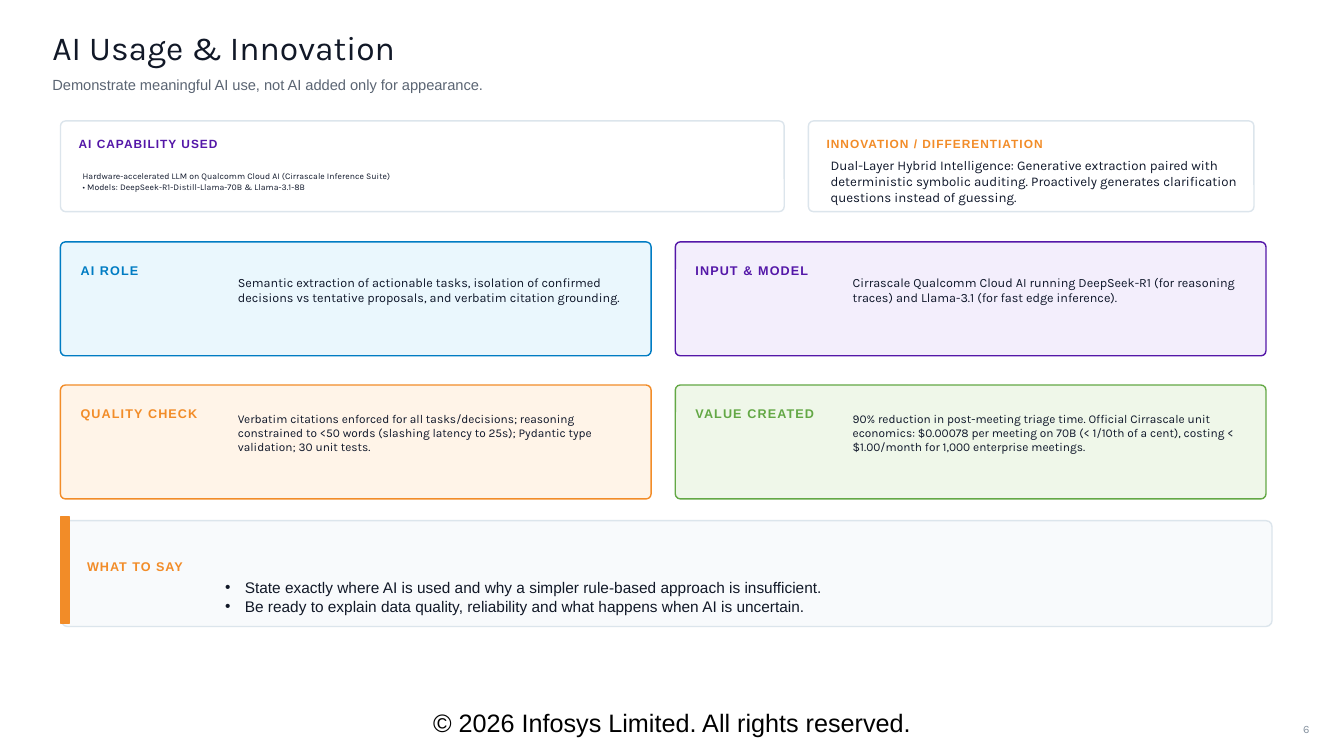
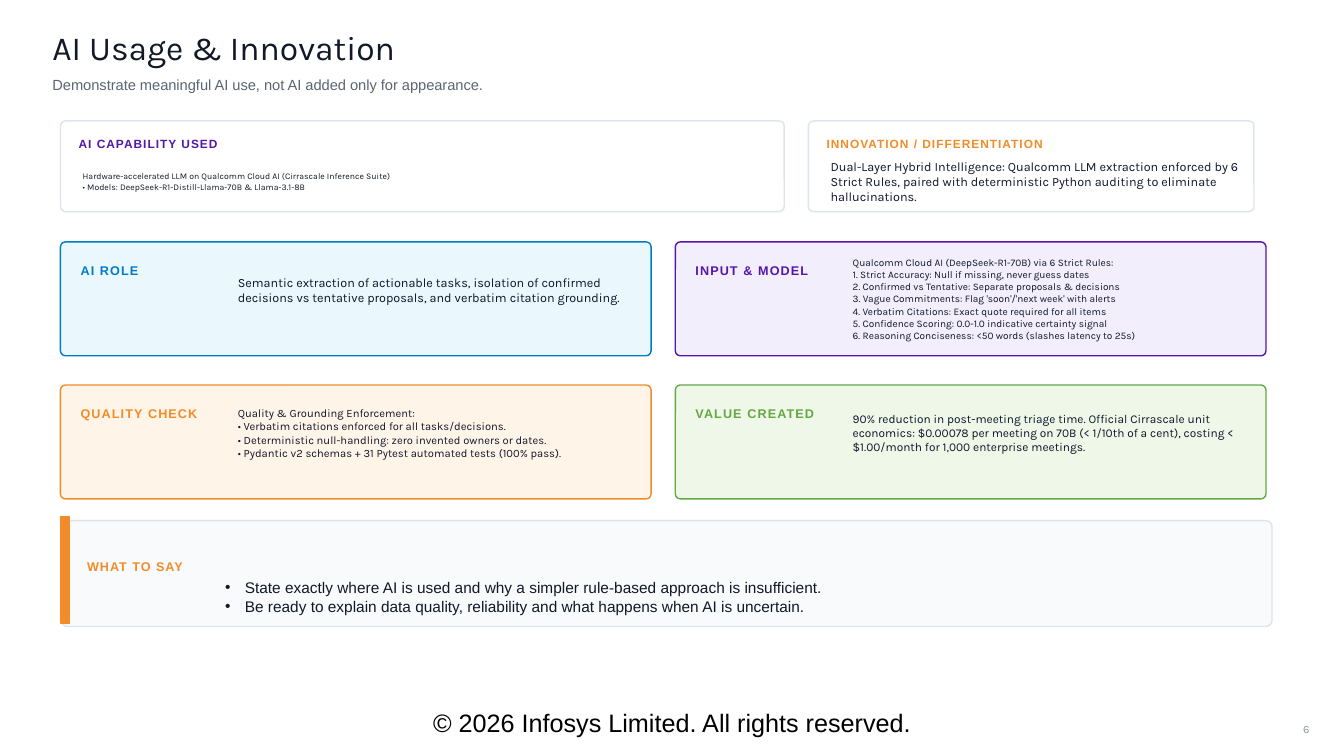
Before and after one commit to kowshikghanta/Infosys-Hackathon, a slide deck: slide 6 of Hack-AI-Thon_Solution_Presentation_Template.pptx. Drawn at 1344x756 pixels with LibreOffice and Linux fonts; fonts in the diff are those of the drawing; background and template pictures are left out. Boxes give left, top, right and bottom in pixels: in the first picture for what was removed or moved away, otherwise in the second. Text is boxed around its words. In the diff, an @@ line names an element or a change of style, - is before the commit and + after.

Commit message:
Incorporate the 6 strict anti-hallucination rules and GMeet pipeline into official presentation

```diff
--- a/Hack-AI-Thon_Solution_Presentation_Template.pptx
+++ b/Hack-AI-Thon_Solution_Presentation_Template.pptx
@@ text at [831,162,1238,201]: text changed; size 9.5 to 9 pt @@
-Dual-Layer Hybrid Intelligence: Generative extraction paired with deterministic symbolic auditing. Proactively generates clarification questions instead of guessing.
+Dual-Layer Hybrid Intelligence: Qualcomm LLM extraction enforced by 6 Strict Rules, paired with deterministic Python auditing to eliminate hallucinations.
@@ text at [853,259,1135,342]: text changed; size 9 to 7.2 pt @@
-Cirrascale Qualcomm Cloud AI running DeepSeek-R1 (for reasoning traces) and Llama-3.1 (for fast edge inference).
+Qualcomm Cloud AI (DeepSeek-R1-70B) via 6 Strict Rules:
+1. Strict Accuracy: Null if missing, never guess dates
+2. Confirmed vs Tentative: Separate proposals & decisions
+3. Vague Commitments: Flag 'soon'/'next week' with alerts
+4. Verbatim Citations: Exact quote required for all items
+5. Confidence Scoring: 0.0-1.0 indicative certainty signal
+6. Reasoning Conciseness: <50 words (slashes latency to 25s)
@@ text at [238,409,561,460]: text changed; size 8.5 to 8 pt @@
-Verbatim citations enforced for all tasks/decisions; reasoning constrained to <50 words (slashing latency to 25s); Pydantic type validation; 30 unit tests.
+Quality & Grounding Enforcement:
+• Verbatim citations enforced for all tasks/decisions.
+• Deterministic null-handling: zero invented owners or dates.
+• Pydantic v2 schemas + 31 Pytest automated tests (100% pass).
```
Also in this commit, not shown: 3 other slides changed, 3 other files.
